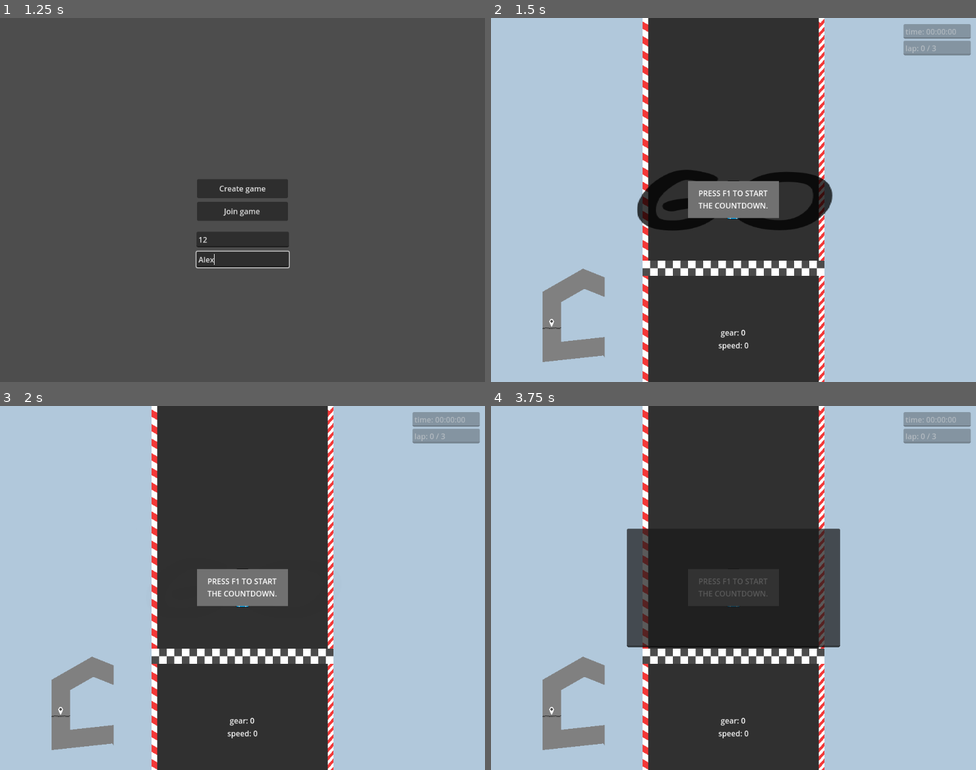
Above: before the commit, frames 1-4 (two rows, left to right).
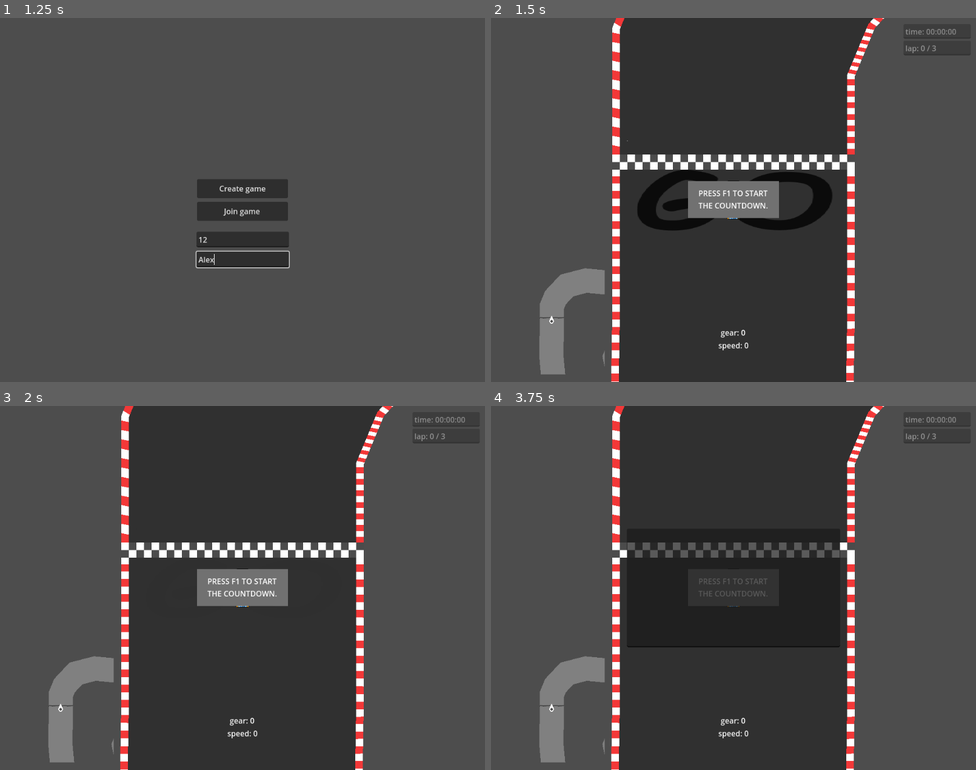
Above: after the commit, the same moments.

Repository: Tab-e-n/web-racing-game
Game: Godot game, scene res://load.tscn
The game is run twice, just before and just after one commit, with the same random seed, the same clock (stepped at 60 frames per second) and the same inputs.
Inputs (mouse positions are in pixels of both pictures, inside the frame that each line leads up to):
- Up to frame 1 (1.25 s): click (242, 240) at 0.52 s; type "12" at 0.6 s; click (242, 258) at 0.75 s; type "Alex" at 0.83 s
- Up to frame 2 (1.5 s): click "Create game" at 1.25 s
- Up to frame 3 (2 s): no input
- Up to frame 4 (3.75 s): tap F at 2, 2.75, 3.5 s; hold Right (right) 2.03-2.78 s; hold Shift (shift) 2.03-2.78 s; hold Down (down) 2.78-3.53 s; tap Delete at 2.85 s; hold Right (right) from 3.53 s (still down); hold Tab from 3.53 s (still down)

Frame 1 is identical in both runs. In frame 2, 67% of the frame differs, in the area x 0-100%, y 0-100%; in frame 3, 67%; in frame 4, 66%.

Commit message:
Netcode bugfixes

Diff:
--- a/Scripts/Netcode.gd
+++ b/Scripts/Netcode.gd
@@ -53,20 +53,20 @@
 var votes : Dictionary = {}
 var vote_options : Array = ["test_scene", "test_scene", "test_scene", "test_scene"]
 
-var temp_start_countdown = true
-
+var temp_start_countdown : bool = true
+var gameplay_active : bool = false
 
 func reset():
 	players = {}
 	players_loaded = []
 	is_a_player = true
 	is_a_spectator = false
-	current_track_name = "Funny Ice Physics"#"test_scene"
+	current_track_name = "test_scene"
 	time_till_timeout = 0
 	vote_timer = 0
 	votes = {}
 	vote_options = ["test_scene", "test_scene", "test_scene", "test_scene"]
-
+	gameplay_active = false
 
 func _ready():
 	reset()
@@ -75,12 +75,11 @@
 	multiplayer.connected_to_server.connect(_on_connected_ok)
 	multiplayer.connection_failed.connect(_on_connected_fail)
 	multiplayer.server_disconnected.connect(_on_server_disconnected)
-	print("starting map: ", current_track_name)
 
 
 func _physics_process(delta):
 	if multiplayer.multiplayer_peer != null:
-		if multiplayer.is_server() and get_tree().current_scene is Gameplay:
+		if multiplayer.is_server() and gameplay_active:
 			get_car_data.rpc()
 
 			if time_till_timeout > 0:
@@ -90,8 +89,11 @@
 
 			if vote_timer > 0:
 				vote_timer -= delta
-				if votes.size() == players.size():
-					vote_timer -= delta
+				var players_amount = players.size()
+				if not is_a_player:
+					players_amount -= 1
+				if votes.size() >= players.size():
+					vote_timer -= delta * 2
 				if vote_timer <= 0:
 					do_a_new_round()
 
@@ -128,6 +130,7 @@
 	player_connected.emit(1, player_info)
 
 	temp_start_countdown = true
+	print("default map: ", current_track_name)
 #	call_deferred("start_countdown")
 
 
@@ -159,7 +162,8 @@
 
 @rpc("authority", "call_remote", "reliable")
 func send_game_info(game_info : Dictionary):
-	print("got game info")
+	print("i got sent game info")
+
 	current_track_name = game_info["track_name"]
 	if game_info["become_spectator"]:
 		become_spectator()
@@ -168,9 +172,9 @@
 
 
 func do_a_new_round():
-	print("new round")
+	print("new round starting")
 	vote_timer = 0
-	players_loaded = []
+	players_loaded = [1]
 
 	var top_vote = count_votes()
 	change_map.rpc(vote_options[top_vote])
@@ -179,17 +183,20 @@
 @rpc("authority", "call_local", "reliable")
 func change_map(track_name : String):
 	print("changing map: ", track_name)
+
 	if track_name == current_track_name:
 		call_deferred("set", "current_track_name", track_name)
 		track_name = ""
 	current_track_name = track_name
 	send_time.rpc(0, false, 0)
 
+	become_player()
+
 
 @rpc("any_peer", "call_remote", "reliable")
 func map_loaded():
 	var peer_id = multiplayer.get_remote_sender_id()
-	print(peer_id, " loaded the map")
+	print("player ", peer_id, " loaded the map")
 	if not players_loaded.has(peer_id):
 		players_loaded.append(peer_id)
 
@@ -199,17 +206,19 @@
 @rpc("authority", "call_local", "reliable")
 func start_countdown():
 	print("starting countdown")
-	become_player()
+
 	if get_tree().current_scene is Gameplay:
 		get_tree().current_scene.start_race()
 	if multiplayer.is_server():
-		print("timeout in ", TIME_TO_TIMEOUT)
+		print("timeout in: ", TIME_TO_TIMEOUT, " seconds")
 		time_till_timeout = TIME_TO_TIMEOUT
+
+	become_player()
 
 
 @rpc("any_peer", "call_local", "reliable")
 func send_time(time : float, done : bool, laps : int = -1):
-	print("my time: ", time)
+	print("my time: ", snapped(time,  0.01))
 	var peer_id = multiplayer.get_remote_sender_id()
 	if players.has(peer_id):
 		players[peer_id]["time"] = time
@@ -219,15 +228,15 @@
 	if multiplayer.is_server() and done:
 		if time_till_timeout > END_OF_RACE_TIMEOUT:
 			time_till_timeout = END_OF_RACE_TIMEOUT
-			print("timeout in ", END_OF_RACE_TIMEOUT)
+			print("timeout in: ", END_OF_RACE_TIMEOUT, " seconds")
 		check_player_finish()
 
 
 func check_player_finish():
 	for i in players:
 		if not players[i]["finished"] and not players[i]["car_data"].is_empty():
-			print("everyone isn't done yet.")
 			return
+	print("everyone finished")
 	end_race()
 
 
@@ -253,7 +262,7 @@
 	var peer_id = multiplayer.get_remote_sender_id()
 	if vote < 0 or vote > NUMBER_OF_VOTE_OPTIONS:
 		return
-	print(peer_id, " voted for ", vote)
+	print("player ", peer_id, " voted for ", vote)
 	votes[peer_id] = vote
 
 
@@ -300,7 +309,7 @@
 
 
 func end_race():
-	print("race over")
+	print("race is over")
 	if multiplayer.is_server():
 		time_till_timeout = 0
 		vote_timer = VOTE_TIME
@@ -312,7 +321,8 @@
 @rpc("authority", "call_local", "reliable")
 func racing_finished(_vote_options : Array):
 	vote_options = _vote_options.duplicate()
-	(get_tree().current_scene as Gameplay).stop_race()
+	if get_tree().current_scene is Gameplay:
+		get_tree().current_scene.stop_race()
 
 
 func become_spectator():
@@ -324,6 +334,7 @@
 
 
 func kick(id):
+	print("kicked player ", id)
 	multiplayer.multiplayer_peer.disconnect_peer(id)
 
 
@@ -337,20 +348,26 @@
 		game_info["become_spectator"] = not temp_start_countdown
 		send_game_info.rpc_id(id, game_info)
 
+	print("player ", id, " connected")
+
 
 @rpc("any_peer", "reliable")
 func _register_player(new_player_info):
-#	print("register")
 	var new_player_id = multiplayer.get_remote_sender_id()
 	players[new_player_id] = new_player_info
 	player_connected.emit(new_player_id, new_player_info)
 
+	print("registered player ", new_player_id)
+
 
 func _on_player_disconnected(id):
 	players.erase(id)
 	player_disconnected.emit(id)
-	if id == 1 and not multiplayer.is_server():
-		get_tree().change_scene_to_file("res://menu.tscn")
+	if multiplayer.is_server():
+		if players_loaded.find(id) != -1:
+			players_loaded.remove_at(players_loaded.find(id))
+		votes.erase(id)
+	print("player ", id, " disconnected")
 
 
 func _on_connected_ok():
@@ -358,12 +375,20 @@
 	players[peer_id] = player_info
 	player_connected.emit(peer_id, player_info)
 
+	print("succesfuly connected")
+
 
 func _on_connected_fail():
 	multiplayer.multiplayer_peer = null
+	if not multiplayer.is_server():
+		get_tree().change_scene_to_file("res://menu.tscn")
+
+	print("didn't connect")
 
 
 func _on_server_disconnected():
 	multiplayer.multiplayer_peer = null
 	players.clear()
 	server_disconnected.emit()
+
+	print("lobby host disconnected")
--- a/Scripts/gameplay.gd
+++ b/Scripts/gameplay.gd
@@ -19,6 +19,11 @@
 
 var lap_count : int = 3
 var current_lap : int = 0
+
+
+func _ready():
+	Net.gameplay_active = true
+	Net.server_disconnected.connect(_on_server_disconnect)
 
 
 func _physics_process(delta):
@@ -71,5 +76,9 @@
 		Net._on_race_finished(race_timer)
 
 
+func _on_server_disconnect():
+	get_tree().change_scene_to_file("res://menu.tscn")
+
+
 func _on_new_track_loaded(_track):
 	countdown_has_started = false
--- a/Scripts/racecar.gd
+++ b/Scripts/racecar.gd
@@ -237,12 +237,12 @@
 		else:
 			velocity.x += sin(rotation) * (ACCELERATION + extra_accel) * 0.6
 			velocity.y -= cos(rotation) * (ACCELERATION + extra_accel) * 0.6
-#
-#	if (input_down or forced_brake) and pyth > 10:
-#		velocity.x -= velocity_sin * DECCELERATION
-#		velocity.y -= velocity_cos * DECCELERATION
-#
-	if (input_down or forced_brake):
+
+	if forced_brake and pyth > 10:
+		velocity.x -= velocity_sin * DECCELERATION
+		velocity.y -= velocity_cos * DECCELERATION
+
+	if input_down:
 		velocity.x -= sin(rotation) * (DECCELERATION + extra_accel)
 		velocity.y += cos(rotation) * (DECCELERATION + extra_accel)
 
--- a/load.tscn
+++ b/load.tscn
@@ -9,8 +9,9 @@
 
 
 func _ready():
-	if get_tree().change_scene_to_file(\"res://menu.tscn\") == OK:
-		print(\"Not Server :(\")
+	if not OS.has_feature(\"dedicated_server\"):
+		get_tree().change_scene_to_file(\"res://menu.tscn\")
+		print(\"not a server :(\")
 		return
 
 	server_active = true
@@ -23,8 +24,9 @@
 
 	Net.create_game()
 
+	Net.gameplay_active = true
 
-	print(\"Server Mode Active\")
+	print(\"this is a server\")
 
 
 func command_line_arguments():
